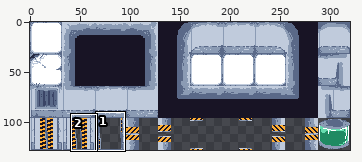
Two states of a pixel-art file, Assets/Textures/Aseprite Filer/Tilemap-VäggoMark.aseprite. The first picture is a wide view before the edit; the outline marks the close-up.
Close-up. Old version:
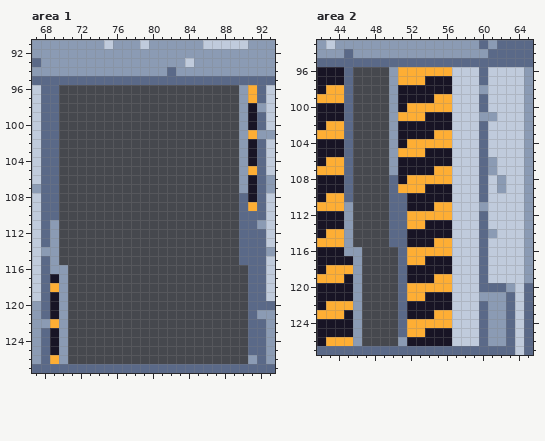
320x128 pixels, 1 frame. Shown: area 1: x 67..93, y 91..127; area 2: x 42..65, y 93..127. The commit also changed other parts of the picture, which this record leaves out.
New version:
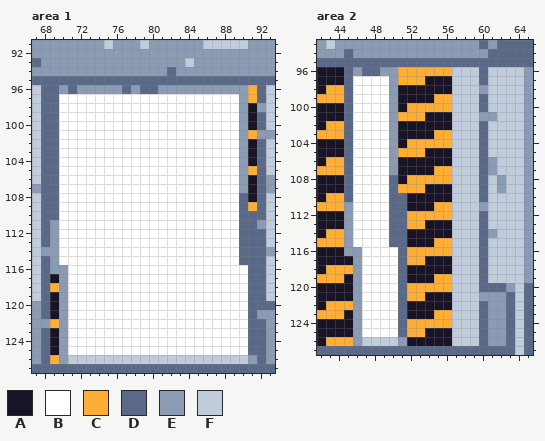
Palette (. is transparent): A #181425  B #ffffff  C #feae34  D #5a6988  E #8b9bb4  F #c0cbdc
What changed:
--- area 1, layer "Layer 1"
@@ x 67..93 @@
  95 DDDDDDDDDDDDDDDDDDDDDDDDDDD
- 96 FDD....................ECDF
- 97 FDD....................ECDF
- 98 FDD....................EAEF
- 99 FDD....................EADF
-100 FDD....................EADF
-101 FDD....................ECEE
-102 FDD....................EADF
-103 FDD....................EADF
-104 FDD....................EADF
-105 FDD....................ECDF
-106 FDD....................EADE
-107 EDD....................EADE
-108 FDD....................DADF
-109 FDD....................DCDF
-110 FDD....................DDDF
-111 FDE....................DDEF
-112 FDE....................DDDF
-113 FDE....................DDDF
-114 FEE....................DDDE
-115 FDE....................DDDF
-116 FDEE....................DDF
-117 FDAE....................DDF
-118 FDCE....................DDF
-119 FDAE....................DDF
-120 EDAE....................DDD
-121 EDAE....................DEE
-122 EECE....................DDE
-123 EDAE....................DDE
-124 EDAE....................DDE
-125 EDAE....................DDE
-126 EDCE....................EDE
+ 96 FDDEDEEEEEDEDDEEEEEEEEEECDF
+ 97 FDDBBBBBBBBBBBBBBBBBBBBECDF
+ 98 FDDBBBBBBBBBBBBBBBBBBBBEAEF
+ 99 FDDBBBBBBBBBBBBBBBBBBBBEADF
+100 FDDBBBBBBBBBBBBBBBBBBBBEADF
+101 FDDBBBBBBBBBBBBBBBBBBBBECEE
+102 FDDBBBBBBBBBBBBBBBBBBBBEADF
+103 FDDBBBBBBBBBBBBBBBBBBBBEADF
+104 FDDBBBBBBBBBBBBBBBBBBBBEADF
+105 FDDBBBBBBBBBBBBBBBBBBBBECDF
+106 FDDBBBBBBBBBBBBBBBBBBBBEADE
+107 EDDBBBBBBBBBBBBBBBBBBBBEADE
+108 FDDBBBBBBBBBBBBBBBBBBBBDADF
+109 FDDBBBBBBBBBBBBBBBBBBBBDCDF
+110 FDDBBBBBBBBBBBBBBBBBBBBDDDF
+111 FDEBBBBBBBBBBBBBBBBBBBBDDEF
+112 FDEBBBBBBBBBBBBBBBBBBBBDDDF
+113 FDEBBBBBBBBBBBBBBBBBBBBDDDF
+114 FEEBBBBBBBBBBBBBBBBBBBBDDDE
+115 FDEBBBBBBBBBBBBBBBBBBBBDDDF
+116 FDEEBBBBBBBBBBBBBBBBBBBBDDF
+117 FDAEBBBBBBBBBBBBBBBBBBBBDDF
+118 FDCEBBBBBBBBBBBBBBBBBBBBDDF
+119 FDAEBBBBBBBBBBBBBBBBBBBBDDF
+120 EDAEBBBBBBBBBBBBBBBBBBBBDDD
+121 EDAEBBBBBBBBBBBBBBBBBBBBDEE
+122 EECEBBBBBBBBBBBBBBBBBBBBDDE
+123 EDAEBBBBBBBBBBBBBBBBBBBBDDE
+124 EDAEBBBBBBBBBBBBBBBBBBBBDDE
+125 EDAEBBBBBBBBBBBBBBBBBBBBDDE
+126 EDCEFFFFFFFFFFFFFFFFFFFFEDE
 127 DDDDDDDDDDDDDDDDDDDDDDDDDDD
--- area 2, layer "Layer 1"
@@ x 44..52 @@
  95 DDDDDDDDD
- 96 AD....ECC
- 97 AD....ECC
- 98 CD....EAA
- 99 CD....EAA
-100 AD....EAC
-101 AD....ECC
-102 CD....EAA
-103 CD....EAA
-104 AD....EAC
-105 AD....ECC
-106 CD....EAA
-107 CD....EAA
-108 AD....DAC
-109 AD....DCC
-110 CD....DDA
-111 CE....DDA
-112 AE....DDC
-113 AE....DDC
-114 CE....DDA
-115 CE....DDA
-116 AEE....DC
-117 AAE....DC
-118 CCE....DA
-119 CAE....DA
-120 AAE....DC
-121 AAE....DC
-122 CCE....DA
-123 CAE....DA
-124 AAE....DC
-125 AAE....DC
-126 CCE....EA
+ 96 ADEDDEECC
+ 97 ADBBBBECC
+ 98 CDBBBBEAA
+ 99 CDBBBBEAA
+100 ADBBBBEAC
+101 ADBBBBECC
+102 CDBBBBEAA
+103 CDBBBBEAA
+104 ADBBBBEAC
+105 ADBBBBECC
+106 CDBBBBEAA
+107 CDBBBBEAA
+108 ADBBBBDAC
+109 ADBBBBDCC
+110 CDBBBBDDA
+111 CEBBBBDDA
+112 AEBBBBDDC
+113 AEBBBBDDC
+114 CEBBBBDDA
+115 CEBBBBDDA
+116 AEEBBBBDC
+117 AAEBBBBDC
+118 CCEBBBBDA
+119 CAEBBBBDA
+120 AAEBBBBDC
+121 AAEBBBBDC
+122 CCEBBBBDA
+123 CAEBBBBDA
+124 AAEBBBBDC
+125 AAEBBBBDC
+126 CCEFFFFEA
 127 DDDDDDDDD
